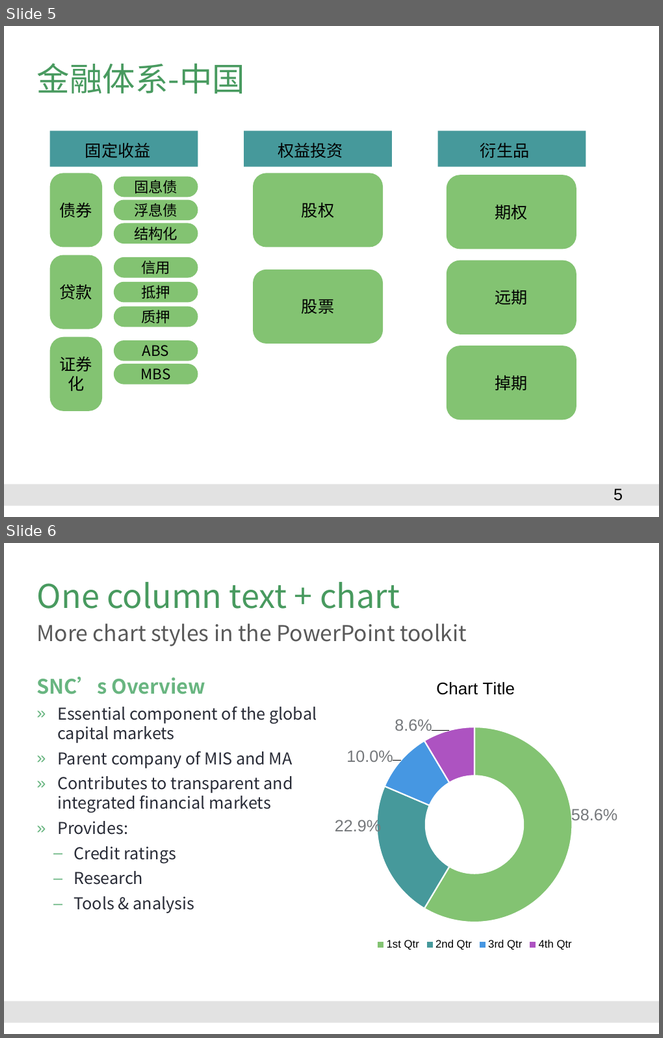
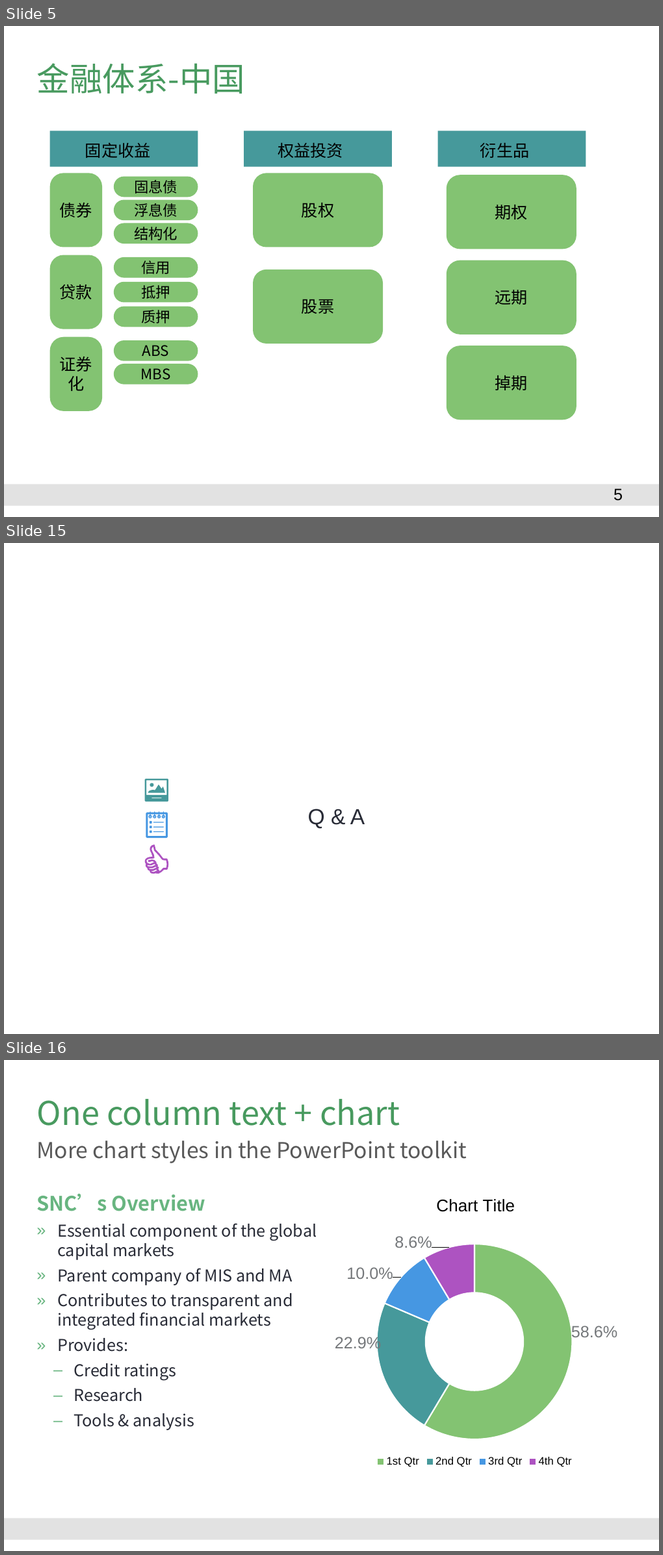
Before and after one commit to Catfeeds/DOC, a slide deck: 阿曼/proposal for Oman.pptx. Shown one above the other, each under a label of ours: slides 5 and 6 before the commit, slides 5, 15 and 16 after it; the slides between them are not shown. The pictures are 663x1038 and 663x1555 pixels, drawn with LibreOffice and Linux fonts; fonts in the diff are those of the drawing; background and template pictures are left out. Boxes give left, top, right and bottom in pixels: in the first picture for what was removed or moved away, otherwise in the second. Text is boxed around its words. In the diff, an @@ line names an element or a change of style, - is before the commit and + after.

```diff
--- a/阿曼/proposal for Oman.pptx
+++ b/阿曼/proposal for Oman.pptx
@@ slide 15 added at [4,543,659,1034], background picture (left out) @@
@@ freeform shape added at [145,779,168,802], fill #46999B @@
@@ freeform shape added at [148,785,165,793], fill #46999B @@
@@ ellipse added at [150,783,154,787], fill #46999B @@
@@ text added at [308,809,365,829], 24 pt, text #282B36 @@
+Q & A
@@ group added at [146,811,168,838]: 7 freeform shapes @@
@@ freeform shape added at [145,845,168,874], fill #AD53C1 @@
@@ what was slide 6 is now slide 16 @@
```
Also in this commit, not shown: 3 slides changed, 8 other slides added, 4 other files.
